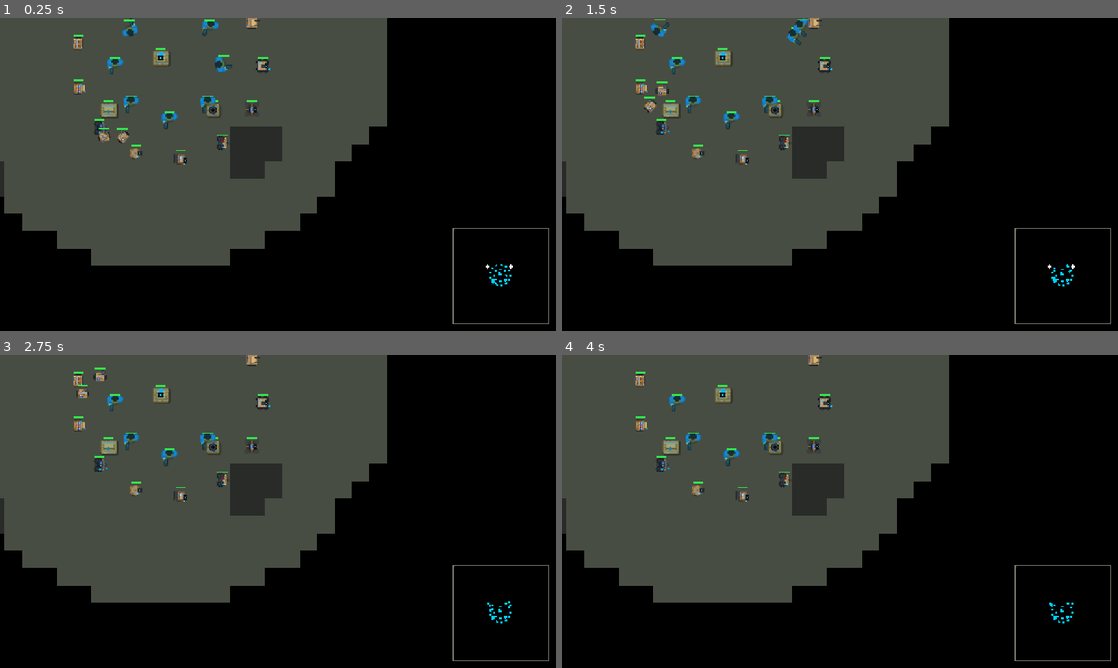
Above: before the commit, frames 1-4 (two rows, left to right).
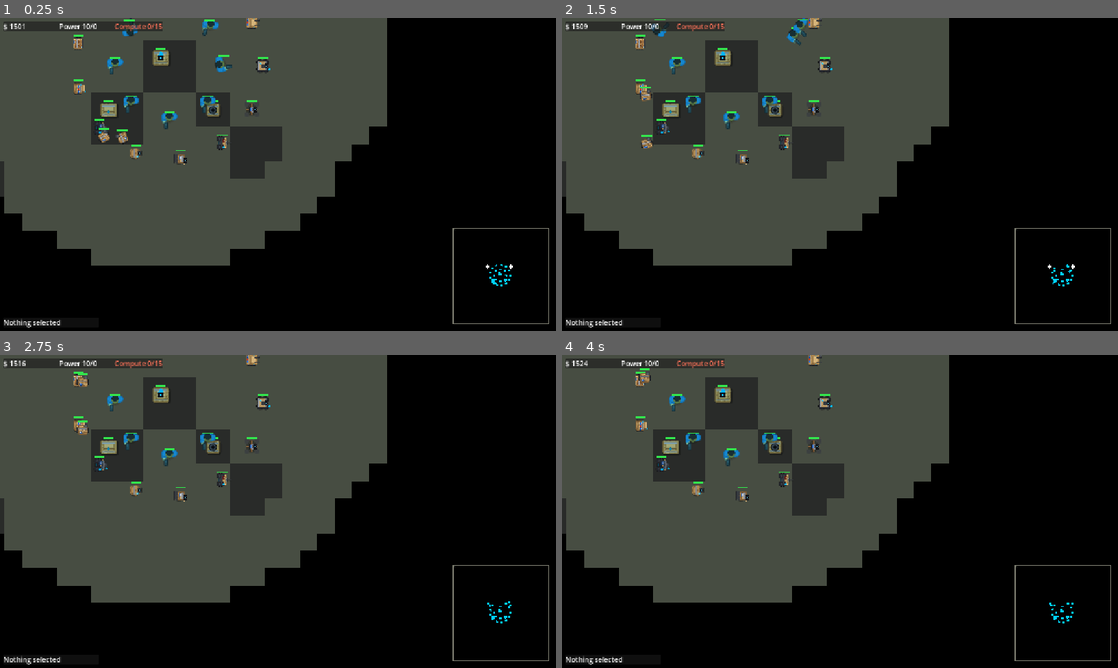
Above: after the commit, the same moments.

Repository: CWatt250/vibe-command
Game: Godot game, scene res://scenes/Main.tscn
Two runs of this game, one before a commit and one after it. Both use one fixed random seed, a clock stepped at 60 frames per second and the inputs below.
Inputs (mouse positions are in pixels of both pictures, inside the frame that each line leads up to):
- Up to frame 1 (0.25 s): no input
- Up to frame 2 (1.5 s): tap Enter at 0.5 s; move the mouse to (962, 158) at 0.52 s; tap Shift at 0.6 s; click (962, 158) at 0.67 s; drag from (728, 190) to (812, 237) at 1.27 s
- Up to frame 3 (2.75 s): move the mouse to (333, 442) at 2.02 s; tap Shift at 2.1 s; click (333, 442) at 2.17 s
- Up to frame 4 (4 s): drag from (812, 574) to (673, 464) at 2.77 s; move the mouse to (1006, 558) at 3.52 s; tap Shift at 3.6 s; click (1006, 558) at 3.67 s

The runs differ from the first frame. In frame 1, 4.0% of the frame differs, in the area x 0-89%, y 1-99%; in frame 2, 4.2%; in frame 3, 4.3%; in frame 4, 4.1%.

Commit message:
p7-hud: HUD shell (resource bar + selection panel), sim gaps for the build UI
Sim (core/simulation/Simulation.gd):
- CANCEL_TRAIN {entityIds, index}: pops the queue item and refunds paid_cost.
  ProductionComponent.cancel() existed but nothing routed to it.
- can_place(def_id, pos, faction): public, side-effect-free placement check for
  the placement ghost (wraps _placement_valid).
- faction_status(faction): one read returning credits + power/compute/command
  dicts for HUD display. Pure; mirrors the per-tick recomputes.
- Bug: spawn_structure(start_built=true) never blocked its footprint — only
  build sites did — so every pre-placed HQ was walk-through and build-over.
  Now every structure blocks on spawn.
- Bug: _unblock_footprint had no caller; destroyed structures left permanent
  rubble in the nav grid. remove_entity now unblocks structures.

Input (presentation/SelectionInput.gd):
- Click-select hits structures by footprint (units still win within 24px).
  Drag-select stays units-only.

Wiring (presentation/Game.gd):
- _on_selection emits events.entity_selected (was declared, never emitted).
- HUD instantiated on CanvasLayer 30.

HUD (ui/HUD.gd, ui/ResourceBar.gd): code-built like the rest of presentation/.
- Top-left resource bar: columns from factions.json resourceIds (+command for
  FC); reads faction_status(); red on power/compute/command deficit.
- Bottom-left selection panel: name, HP, build % / training %.

Tests: tests/test_phase7.gd (18 checks) — cancel refund incl. head item and
bad index, can_place accept/reject cases, faction_status shape. All seven
suites green. docs/hud-inventory.md: godot-open-rts (MIT) inventory, gap list,
ui/ layout, order of work. docs/screenshot_hud.png: first render.

Co-Authored-By: Claude Fable 5.1 <noreply@anthropic.com>
Claude-Session: https://claude.ai/code/session_01XDSsMdL7aLZQ7NNutEiFXj

Diff:
--- a/core/simulation/Simulation.gd
+++ b/core/simulation/Simulation.gd
@@ -105,19 +105,18 @@
 	e.kind = "structure"
 	e._attach_components(registry, def, start_built)
 	_register_entity(e, def_id, pos)
+	# Every structure blocks its footprint, built or not — pre-placed HQs were
+	# walk-through and build-over before this (found by the Phase 7 can_place test).
+	_block_footprint(e)
 	if start_built:
 		events.structure_placed.emit(e.id, def_id, faction, pos)
 	else:
 		events.log.emit("Construction started: " + def_id)
 	return e.id
 
-## Spawn a build site (structure under construction). Blocks its footprint in the grid.
+## Spawn a build site (structure under construction).
 func spawn_build_site(def_id: String, faction: String, pos: Vector2) -> int:
-	var id := spawn_structure(def_id, faction, pos, false)
-	if id == -1:
-		return -1
-	_block_footprint(entities[id])
-	return id
+	return spawn_structure(def_id, faction, pos, false)
 
 func _block_footprint(e: Entity) -> void:
 	var fp: Array = e.def_data.get("footprint", [1, 1])
@@ -164,6 +163,8 @@
 	var e: Entity = entities[id]
 	e.alive = false
 	spatial.remove(id)
+	if e.kind == "structure":
+		_unblock_footprint(e)
 	entities.erase(id)
 	events.entity_destroyed.emit(id, e.def_id, e.position)
 
@@ -313,6 +314,8 @@
 				_issue_build(id, cmd)
 			"TRAIN":
 				_issue_train(id, targets, cmd)
+			"CANCEL_TRAIN":
+				_issue_cancel_train(id, targets, cmd.get("index", 0))
 			"SET_RALLY":
 				_issue_set_rally(id, targets, cmd.get("position", Vector2.ZERO))
 			"CONTROL_ASSIGN":
@@ -433,6 +436,28 @@
 			return false
 	return true
 
+## Public placement check for the HUD's placement ghost (no side effects, no credit spend).
+func can_place(def_id: String, pos: Vector2, faction: String) -> bool:
+	var def = registry.get_structure(def_id)
+	if def.is_empty():
+		return false
+	return _placement_valid(def, pos, faction)
+
+## Per-faction economy snapshot for HUD display. Pure read; mirrors what the
+## per-tick recomputes derive but nothing caches, so the HUD calls this on demand.
+## Returns {credits, power:{produced,drawn,ratio,powered}, compute:{...}, command:{...}}.
+func faction_status(faction: String) -> Dictionary:
+	var res: Dictionary = get_resources(faction)
+	var power: Dictionary = power_sys._compute(entities, faction)
+	var compute: Dictionary = compute_sys._compute(entities, faction, power.get("ratio", 1.0))
+	var command: Dictionary = command_sys._compute(entities, faction)
+	return {
+		"credits": res.get("credits", 0.0),
+		"power": power,
+		"compute": compute,
+		"command": command,
+	}
+
 func _build_radius_for(faction: String) -> float:
 	# From the faction's HQ/"BuilderNetwork" config; default 1200 if present.
 	var f = registry.get_faction(faction)
@@ -479,6 +504,20 @@
 		e.production.enqueue(unit_id, cost, build_time)
 		events.production_queued.emit(e.id, unit_id, cost)
 
+## Cancel a queued item on each target producer and refund what it reserved.
+## Only the head item has progress; cancelling it forfeits that progress, not the credits.
+func _issue_cancel_train(self_id: int, targets: Array, index: int) -> void:
+	for t in targets:
+		var e: Entity = entities.get(t)
+		if e == null or e.production == null:
+			continue
+		var item: Dictionary = e.production.cancel(index)
+		if item.is_empty():
+			continue
+		e.production.remove_at(index)
+		add_credits(e.faction_id, item.get("paid_cost", 0.0))
+		events.log.emit("TRAIN cancelled: " + String(item.get("unit", "")) + " on " + str(e.id))
+
 func _issue_set_rally(self_id: int, targets: Array, position: Vector2) -> void:
 	for t in targets:
 		var e: Entity = entities.get(t)
--- a/presentation/Game.gd
+++ b/presentation/Game.gd
@@ -17,6 +17,7 @@
 var fog_renderer: FogRenderer
 var minimap_layer: CanvasLayer
 var minimap: MiniMapRenderer
+var hud: HUD
 
 const PLAYER_FACTION := "VC"
 
@@ -65,6 +66,10 @@
 	add_child(minimap_layer)
 	minimap = MiniMapRenderer.new(sim, sim.fog_sys, player_faction, rts_cam)
 	minimap_layer.add_child(minimap)
+
+	# HUD shell (Phase 7): resources top-left, selection info bottom-right.
+	hud = HUD.new(sim, events, player_faction)
+	add_child(hud)
 
 	# Input
 	selection_input = SelectionInput.new(rts_cam, sim)
@@ -189,3 +194,7 @@
 func _on_selection(ids: Array) -> void:
 	sim.selected_ids = ids
 	entity_renderer.queue_redraw()
+	# Put selection on the event bus so HUD panels can rebind without touching input.
+	var typed: Array[int] = []
+	typed.assign(ids)
+	events.entity_selected.emit(typed)
--- a/presentation/SelectionInput.gd
+++ b/presentation/SelectionInput.gd
@@ -71,6 +71,8 @@
 			out.append(e.id)
 	return out
 
+## Click-select: units win within 24px; otherwise a structure whose footprint contains
+## the point. Drag-select stays units-only (C&C convention) via _units_in_rect.
 func _unit_at_world(p: Vector2) -> int:
 	var best := -1
 	var best_d := 24.0 * 24.0
@@ -81,7 +83,19 @@
 		if d < best_d:
 			best_d = d
 			best = e.id
-	return best
+	if best >= 0:
+		return best
+	return _structure_at_world(p)
+
+func _structure_at_world(p: Vector2) -> int:
+	for e in sim.entities.values():
+		if e.kind != "structure":
+			continue
+		var fp: Array = e.def_data.get("footprint", [1, 1])
+		var half := Vector2(fp[0], fp[1] if fp.size() > 1 else fp[0]) * NavGrid.CELL * 0.5
+		if Rect2(e.position - half, half * 2.0).has_point(p):
+			return e.id
+	return -1
 
 func _merge_selection(add: Array) -> Array:
 	var cur: Array = sim.selected_ids
--- /dev/null
+++ b/tests/test_phase7.gd
@@ -0,0 +1,100 @@
+extends SceneTree
+## test_phase7.gd — Phase 7 (HUD) sim-side gates: CANCEL_TRAIN refund, public
+## can_place(), faction_status() snapshot. Mirrors the test_phase5/6 harness style.
+## Headless: `godot-4 --headless --path . --script tests/test_phase7.gd`
+
+var failures: int = 0
+
+func _init() -> void:
+	var registry := ContentRegistry.new("res://content/data/")
+	registry.load_all()
+	var events := GameEvents.new()
+	var sim := Simulation.new(registry, events, 50, 50)
+	sim.add_player("VC")
+	sim.add_player("FC")
+
+	# VC-B01 Garage HQ, VC-B07 Maker Space (trains VC-U01..U03), VC-B03 Generator Bank (power 10).
+	var hq := sim.spawn_structure("VC-B01", "VC", Vector2(1000, 1000), true)
+	var barracks := sim.spawn_structure("VC-B07", "VC", Vector2(1160, 1000), true)
+	var power := sim.spawn_structure("VC-B03", "VC", Vector2(1000, 1160), true)
+	if hq == -1 or barracks == -1 or power == -1:
+		_fail("failed to spawn VC base")
+		_finish()
+		return
+	_run(sim, 1)
+
+	# --- Test 1: TRAIN reserves credits, CANCEL_TRAIN refunds them exactly ---
+	var unit_def: Dictionary = registry.get_unit("VC-U02")
+	var cost: float = unit_def.get("costCredits", 0.0)
+	var before: float = sim.get_resources("VC")["credits"]
+	sim.run_commands(0, [{"type": "TRAIN", "entityIds": [barracks], "unitDefId": "VC-U02"}])
+	sim.run_commands(0, [{"type": "TRAIN", "entityIds": [barracks], "unitDefId": "VC-U02"}])
+	var b: Entity = sim.entities[barracks]
+	_check(b.production.queue_size() == 2, "two items queued (got %d)" % b.production.queue_size())
+	var after_train: float = sim.get_resources("VC")["credits"]
+	_check(is_equal_approx(before - after_train, cost * 2.0),
+		"TRAIN x2 spent %.0f (expected %.0f)" % [before - after_train, cost * 2.0])
+
+	_run(sim, 15)  # head item makes progress
+	_check(b.production.progress() > 0.0, "head item progressed (%.2f)" % b.production.progress())
+
+	# Cancel the second (unstarted) item. Measure right before: passive income ticks too.
+	var pre_cancel: float = sim.get_resources("VC")["credits"]
+	sim.run_commands(0, [{"type": "CANCEL_TRAIN", "entityIds": [barracks], "index": 1}])
+	_check(b.production.queue_size() == 1, "queue shrank to 1 after cancel index 1")
+	var after_cancel: float = sim.get_resources("VC")["credits"]
+	_check(is_equal_approx(after_cancel - pre_cancel, cost),
+		"cancel refunded %.0f (expected %.0f)" % [after_cancel - pre_cancel, cost])
+
+	# Cancel the head (in-progress) item: refund full cost, progress forfeited.
+	sim.run_commands(0, [{"type": "CANCEL_TRAIN", "entityIds": [barracks], "index": 0}])
+	_check(b.production.queue_size() == 0, "queue empty after cancelling head")
+	var after_cancel2: float = sim.get_resources("VC")["credits"]
+	_check(is_equal_approx(after_cancel2 - after_cancel, cost), "head cancel refunded full cost")
+
+	# Out-of-range index is a no-op, not a crash or a phantom refund.
+	sim.run_commands(0, [{"type": "CANCEL_TRAIN", "entityIds": [barracks], "index": 7}])
+	_check(is_equal_approx(sim.get_resources("VC")["credits"], after_cancel2), "bad index: no refund")
+
+	# --- Test 2: can_place() mirrors BUILD validation without spending ---
+	var credits_before_place: float = sim.get_resources("VC")["credits"]
+	_check(sim.can_place("VC-B04", Vector2(1000, 1300), "VC"), "can_place: clear cell in HQ radius")
+	_check(not sim.can_place("VC-B04", Vector2(1000, 1000), "VC"), "can_place: rejects HQ footprint")
+	_check(not sim.can_place("VC-B04", Vector2(-40, -40), "VC"), "can_place: rejects out of bounds")
+	_check(not sim.can_place("NOPE-B99", Vector2(1000, 1300), "VC"), "can_place: rejects unknown def")
+	_check(not sim.can_place("FC-B04", Vector2(1000, 1300), "FC"), "can_place: FC has no HQ -> out of radius")
+	_check(is_equal_approx(sim.get_resources("VC")["credits"], credits_before_place),
+		"can_place spent nothing")
+
+	# --- Test 3: faction_status() snapshot ---
+	var s: Dictionary = sim.faction_status("VC")
+	_check(s.has("credits") and s.has("power") and s.has("compute") and s.has("command"),
+		"faction_status has all four keys")
+	_check(is_equal_approx(s["credits"], sim.get_resources("VC")["credits"]), "status credits match")
+	_check(s["power"]["produced"] > 0.0, "status power produced > 0 with a power plant (%.0f)" % s["power"]["produced"])
+	_check(s["power"].has("powered") and s["compute"].has("deficit") and s["command"].has("capacity"),
+		"status sub-dicts carry the HUD flags")
+
+	if failures == 0:
+		print("PHASE7_RESULT: ALL PASS")
+	else:
+		print("PHASE7_RESULT: %d FAILURE(S)" % failures)
+	_finish()
+
+func _check(ok: bool, msg: String) -> void:
+	if ok:
+		print("PASS: " + msg)
+	else:
+		_fail(msg)
+
+func _fail(msg: String) -> void:
+	failures += 1
+	push_error("FAIL: " + msg)
+	print("FAIL: " + msg)
+
+func _run(sim: Simulation, ticks: int) -> void:
+	for i in range(ticks):
+		sim.step(1.0 / 15.0)
+
+func _finish() -> void:
+	quit()
--- /dev/null
+++ b/ui/HUD.gd
@@ -0,0 +1,79 @@
+extends CanvasLayer
+class_name HUD
+## HUD — screen-space shell for the player's faction (Phase 7, hud-inventory.md).
+## Owns the corner panels; each panel is a plain Control that reads the sim on demand
+## and reacts to GameEvents. Layout mirrors godot-open-rts Match.tscn (MIT): resources
+## top-left, selection info bottom-left. Minimap stays bottom-right on its own layer.
+
+var sim: Simulation
+var events: GameEvents
+var faction: String
+
+var resource_bar: ResourceBar
+var _selection_label: Label
+
+func _init(simulation: Simulation, ev: GameEvents, player_faction: String) -> void:
+	sim = simulation
+	events = ev
+	faction = player_faction
+	layer = 30
+
+func _ready() -> void:
+	# Top-left: resources.
+	var top_left := MarginContainer.new()
+	top_left.set_anchors_and_offsets_preset(Control.PRESET_TOP_LEFT)
+	top_left.add_theme_constant_override("margin_left", 8)
+	top_left.add_theme_constant_override("margin_top", 8)
+	top_left.mouse_filter = Control.MOUSE_FILTER_IGNORE
+	add_child(top_left)
+	resource_bar = ResourceBar.new(sim, events, faction)
+	top_left.add_child(resource_bar)
+
+	# Bottom-left: selection info (build grid + production queue land here next).
+	# Minimap keeps bottom-right. Corner-anchored containers start at zero size, so
+	# they must grow toward the screen centre or their children land off-screen.
+	var bottom_left := MarginContainer.new()
+	bottom_left.set_anchors_and_offsets_preset(Control.PRESET_BOTTOM_LEFT)
+	bottom_left.grow_vertical = Control.GROW_DIRECTION_BEGIN
+	bottom_left.add_theme_constant_override("margin_left", 8)
+	bottom_left.add_theme_constant_override("margin_bottom", 8)
+	bottom_left.mouse_filter = Control.MOUSE_FILTER_IGNORE
+	add_child(bottom_left)
+	var panel := PanelContainer.new()
+	bottom_left.add_child(panel)
+	_selection_label = Label.new()
+	_selection_label.custom_minimum_size = Vector2(220, 0)
+	_selection_label.text = "Nothing selected"
+	panel.add_child(_selection_label)
+
+	events.entity_selected.connect(_on_entity_selected)
+	events.game_tick.connect(_on_game_tick)
+
+func _on_entity_selected(ids: Array[int]) -> void:
+	_refresh_selection(ids)
+
+func _on_game_tick(tick: int, _dt: float) -> void:
+	# Health changes without a selection event; refresh at ~3 Hz.
+	if tick % 5 == 0:
+		_refresh_selection(sim.selected_ids)
+
+func _refresh_selection(ids: Array) -> void:
+	if ids.is_empty():
+		_selection_label.text = "Nothing selected"
+		return
+	if ids.size() > 1:
+		_selection_label.text = "%d units selected" % ids.size()
+		return
+	var e: Entity = sim.entities.get(ids[0])
+	if e == null:
+		_selection_label.text = "Nothing selected"
+		return
+	var display: String = e.def_data.get("displayName", e.def_id)
+	var line := "%s\nHP %d / %d" % [display, int(e.health.current), int(e.health.max_health)]
+	if e.construction != null and not e.construction.is_built():
+		line += "\nBuilding %d%%" % int(e.construction.fraction() * 100.0)
+	elif e.production != null and e.production.queue_size() > 0:
+		var head: Dictionary = e.production.peek_first()
+		line += "\nTraining %s %d%% (+%d queued)" % [
+			head.get("unit", ""), int(e.production.progress() * 100.0), e.production.queue_size() - 1]
+	_selection_label.text = line
--- /dev/null
+++ b/ui/ResourceBar.gd
@@ -0,0 +1,66 @@
+extends PanelContainer
+class_name ResourceBar
+## ResourceBar — credits + the faction's live systems (power, compute or command).
+## Which columns show comes from factions.json `resourceIds`; numbers come from
+## Simulation.faction_status(), which is a pure read of the same per-tick derivations.
+
+const REFRESH_EVERY_TICKS := 5   # ~3 Hz at 15 tick/s; cheap, but no need for 15 Hz
+
+var sim: Simulation
+var events: GameEvents
+var faction: String
+
+var _labels: Dictionary = {}   # resource_id -> Label
+
+func _init(simulation: Simulation, ev: GameEvents, player_faction: String) -> void:
+	sim = simulation
+	events = ev
+	faction = player_faction
+
+func _ready() -> void:
+	var row := HBoxContainer.new()
+	row.add_theme_constant_override("separation", 18)
+	add_child(row)
+	var fdef: Dictionary = sim.registry.get_faction(faction)
+	var ids: Array = fdef.get("resourceIds", ["credits"])
+	# Federal Command gates on command capacity; it isn't in resourceIds, so add it.
+	if fdef.get("id", "") == "FC" and not ids.has("command"):
+		ids = ids + ["command"]
+	for rid in ids:
+		var label := Label.new()
+		label.custom_minimum_size = Vector2(110, 0)
+		row.add_child(label)
+		_labels[rid] = label
+	_refresh()
+	events.game_tick.connect(_on_game_tick)
+	events.resource_changed.connect(_on_resource_changed)
+
+func _on_game_tick(tick: int, _dt: float) -> void:
+	if tick % REFRESH_EVERY_TICKS == 0:
+		_refresh()
+
+func _on_resource_changed(f: String, _rid: String, _amount: float) -> void:
+	if f == faction:
+		_refresh()
+
+func _refresh() -> void:
+	var s: Dictionary = sim.faction_status(faction)
+	for rid in _labels:
+		var label: Label = _labels[rid]
+		match rid:
+			"credits":
+				label.text = "$ %d" % int(s["credits"])
+			"power":
+				var p: Dictionary = s["power"]
+				label.text = "Power %d/%d" % [int(p["produced"]), int(p["drawn"])]
+				label.modulate = Color.WHITE if p["powered"] else Color(1.0, 0.45, 0.35)
+			"compute":
+				var c: Dictionary = s["compute"]
+				label.text = "Compute %d/%d" % [int(c["usable"]), int(c["reserved"])]
+				label.modulate = Color(1.0, 0.45, 0.35) if c["deficit"] else Color.WHITE
+			"command":
+				var c: Dictionary = s["command"]
+				label.text = "Command %d/%d" % [int(c["reserved"]), int(c["capacity"])]
+				label.modulate = Color(1.0, 0.45, 0.35) if c["deficit"] else Color.WHITE
+			_:
+				label.text = "%s %d" % [rid, int(sim.get_resources(faction).get(rid, 0.0))]
Binary file added: docs/screenshot_hud.png
Not shown, added: docs/hud-inventory.md
